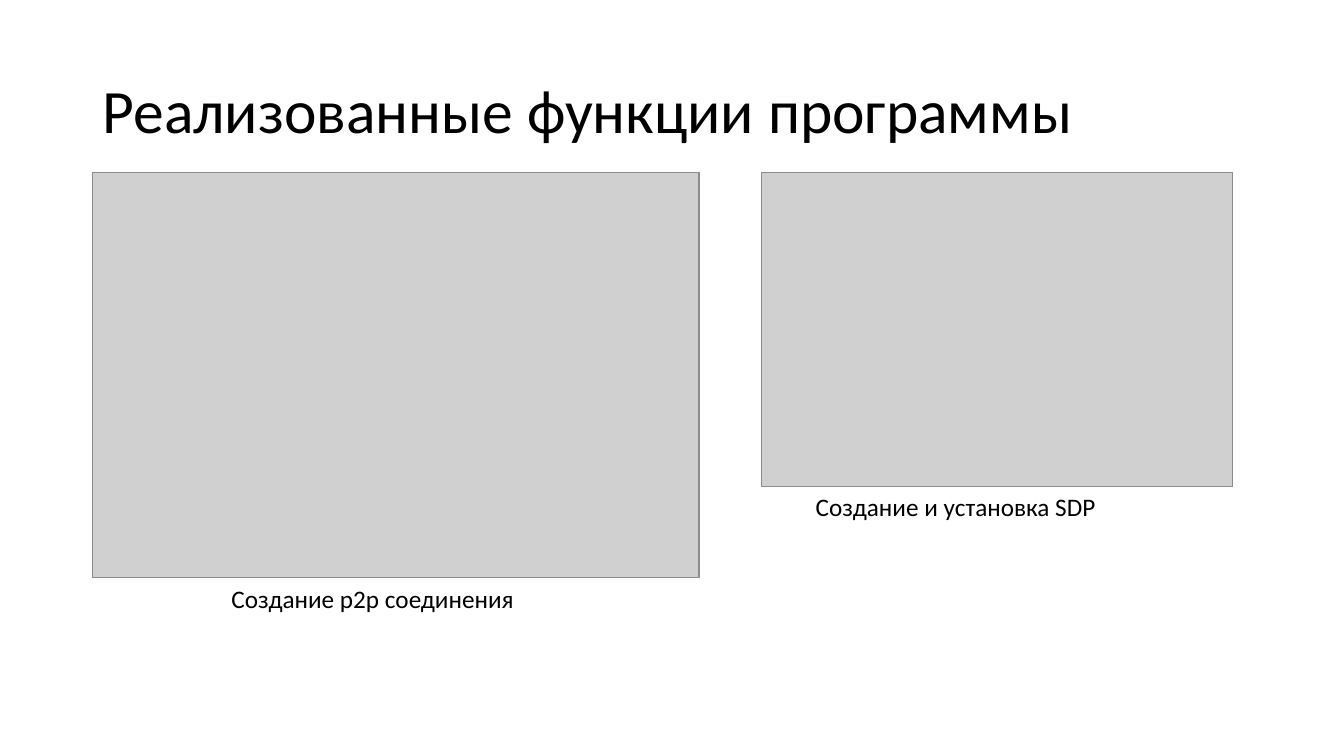
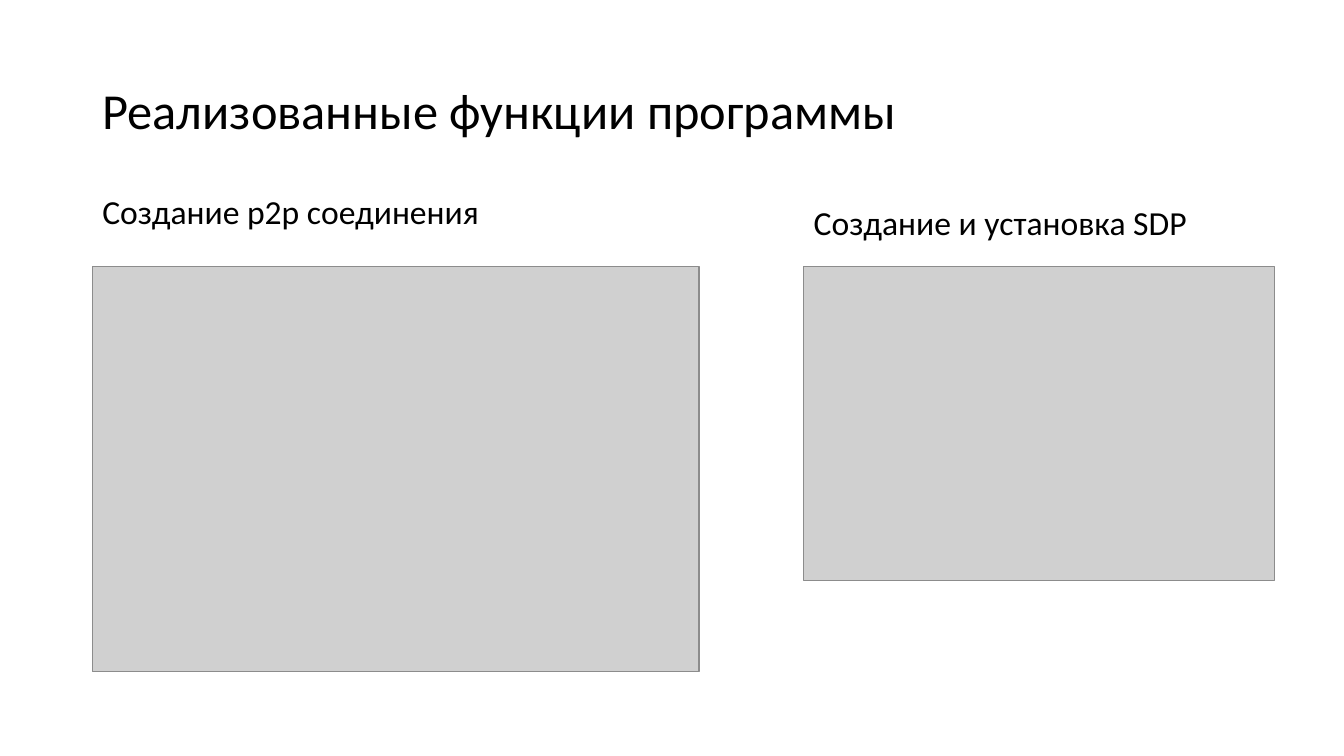
Before and after one commit to vladstarikov88/diploma, a slide deck: slide 7 of presentation.pptx (slide 15 before the commit). Drawn at 1344x756 pixels with LibreOffice and Linux fonts; fonts in the diff are those of the drawing; grey boxes stand for pictures. Boxes give left, top, right and bottom in pixels: in the first picture for what was removed or moved away, otherwise in the second. Text is boxed around its words. In the diff, an @@ line names an element or a change of style, - is before the commit and + after.

```diff
--- a/presentation.pptx
+++ b/presentation.pptx
@@ title "Реализованные функции программы" at box(102, 95, 896, 138): size 44 to 36 pt @@
@@ text "Создание p2p соединения" at box(102, 202, 479, 230): size 18 to 24 pt @@
@@ text "Создание p2p соединения": place and size @@
-text "Создание p2p соединения" at box(231, 591, 514, 612)
+text "Создание p2p соединения" at box(102, 202, 479, 230)
@@ text "Создание и установка SDP": place and size @@
-text "Создание и установка SDP" at box(816, 499, 1095, 520)
+text "Создание и установка SDP" at box(814, 213, 1186, 241)
@@ text "Создание и установка SDP" at box(814, 213, 1186, 241): size 18 to 24 pt @@
@@ picture: place and size @@
-picture at box(93, 172, 700, 578)
+picture at box(93, 266, 700, 671)
@@ picture: place and size @@
-picture at box(762, 172, 1233, 487)
+picture at box(804, 266, 1274, 581)
```
Also in this commit, not shown: 8 other slides changed, 1 slide added, 10 slides removed, 3 other files.
